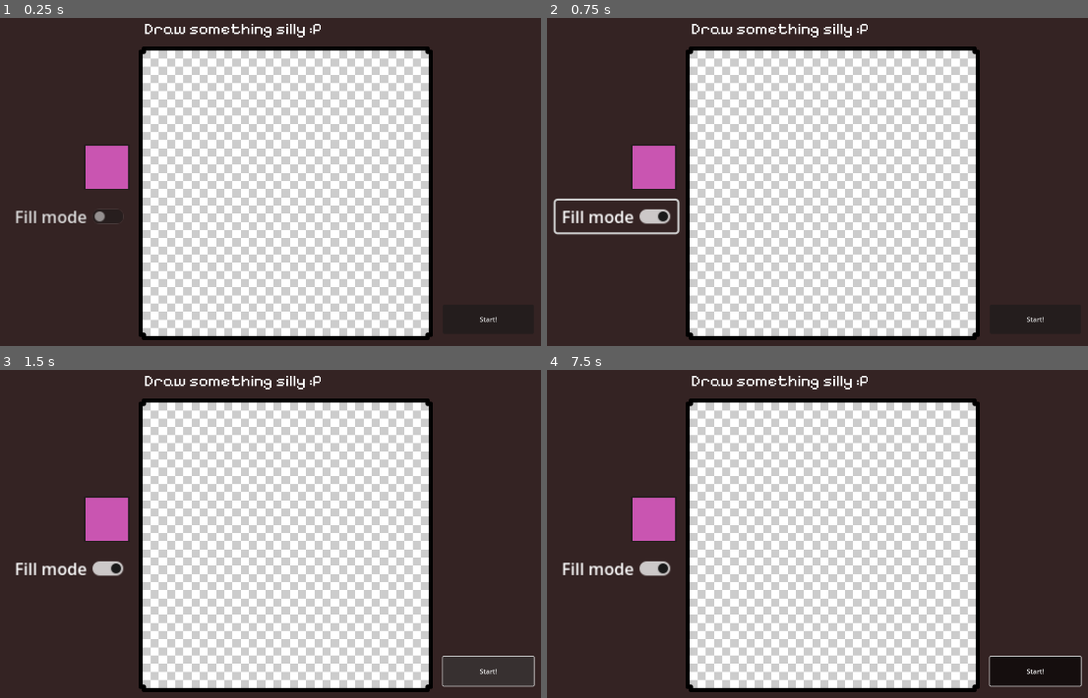
Above: before the commit, frames 1-4 (two rows, left to right).
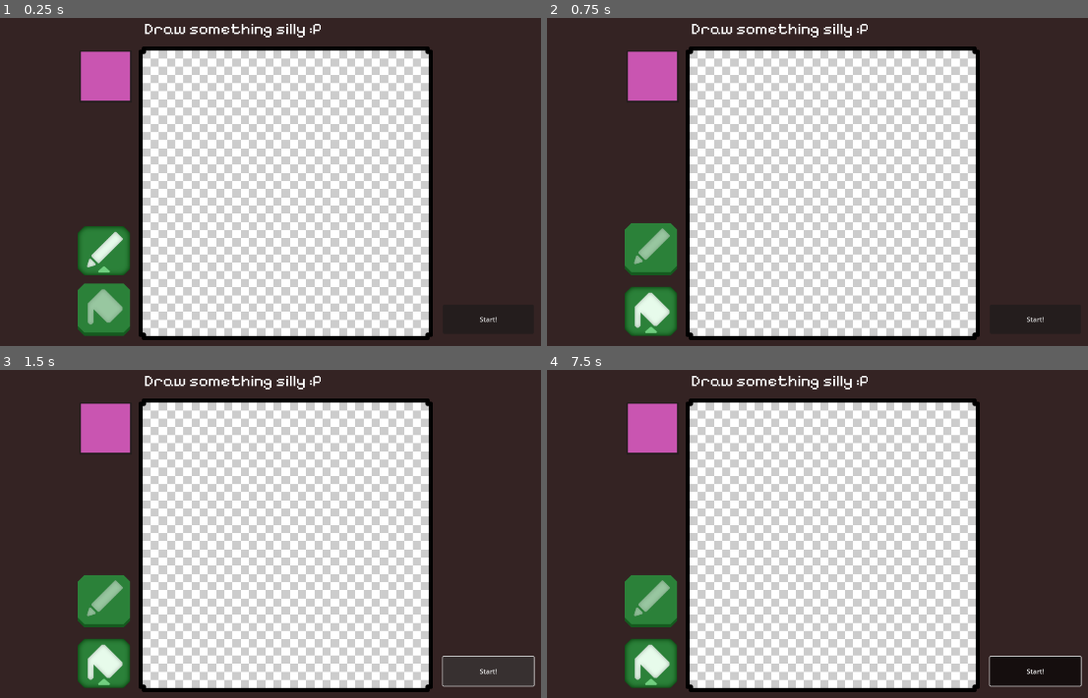
Above: after the commit, the same moments.

Repository: sticks-stuff/ggj
Game: Godot game, scene res://scenes/player_draw_pane.tscn
Same seed, same stepped clock (60 frames per second), same inputs: the game is played once before the commit and once after it. This scene is started directly instead of the project's main scene.
Inputs (mouse positions are in pixels of both pictures, inside the frame that each line leads up to; where the layout moved, square brackets give the same spot in the first picture):
- Up to frame 1 (0.25 s): no input
- Up to frame 2 (0.75 s): click (649, 280) [617, 218] at 0.5 s
- Up to frame 3 (1.5 s): click "Start!" at 1.25 s
- Up to frame 4 (7.5 s): click "Start!" at 2 s; tap Enter at 2.75, 4.25, 5.75 s; hold D (right) 2.78-3.53 s; hold Space (fire) 2.78-3.53 s; hold S (down) 3.53-4.28 s; tap Space (fire) at 3.6, 5.1, 6.6 s; hold D (right) 4.28-5.03 s; hold Space (fire) 4.28-5.03 s; hold W (up) 5.03-5.78 s; hold Space (fire) 5.78-6.53 s; hold A (left) 5.78-7.28 s; hold S (down) from 7.28 s (still down); hold Space (fire) from 7.28 s (still down)

The runs differ from the first frame. In frame 1, 5.7% of the frame differs, in the area x 2-24%, y 10-98%; in frame 2, 6.2%, in the area x 1-25%, y 10-98%; in frame 3, 5.8%; in frame 4, 5.8%.

Commit message:
Update draw mode toggle visuals

Diff:
--- a/scenes/player_draw_pane.tscn
+++ b/scenes/player_draw_pane.tscn
@@ -1,10 +1,12 @@
-[gd_scene load_steps=6 format=3 uid="uid://bxd7ae7230am8"]
+[gd_scene load_steps=8 format=3 uid="uid://bxd7ae7230am8"]
 
 [ext_resource type="Script" path="res://scripts/player_draw_pane.gd" id="1_x03nr"]
 [ext_resource type="Texture2D" uid="uid://byg863pw0abrd" path="res://sprites/ui_checkerboard.png" id="2_fe00l"]
 [ext_resource type="Script" path="res://scripts/canvas.gd" id="2_ktsmk"]
 [ext_resource type="Texture2D" uid="uid://4wa8rna2si7t" path="res://sprites/ui_border_black.png" id="3_4r22p"]
 [ext_resource type="FontFile" uid="uid://dquaatdvcdp6o" path="res://fonts/PixelifySans-VariableFont_wght.ttf" id="4_wyn2s"]
+[ext_resource type="Texture2D" uid="uid://c2perj03fupru" path="res://sprites/ui_pencil.png" id="6_b7a1i"]
+[ext_resource type="Texture2D" uid="uid://chkrnrsoa6sk" path="res://sprites/ui_paintbucket.png" id="7_nxwq1"]
 
 [node name="PlayerDrawPane" type="Control"]
 layout_mode = 3
@@ -78,10 +80,10 @@
 anchor_top = 0.5
 anchor_right = 0.5
 anchor_bottom = 0.5
-offset_left = -493.0
-offset_top = -120.0
-offset_right = -381.0
-offset_bottom = -8.0
+offset_left = -504.0
+offset_top = -350.0
+offset_right = -376.0
+offset_bottom = -222.0
 grow_horizontal = 2
 grow_vertical = 2
 text = "Colour picker"
@@ -107,23 +109,15 @@
 patch_margin_right = 20
 patch_margin_bottom = 20
 
-[node name="CheckButton" type="CheckButton" parent="."]
-layout_mode = 1
-anchors_preset = 8
-anchor_left = 0.5
-anchor_top = 0.5
-anchor_right = 0.5
-anchor_bottom = 0.5
-offset_left = -677.0
-offset_top = 18.0
-offset_right = -558.0
-offset_bottom = 49.0
-grow_horizontal = 2
-grow_vertical = 2
-scale = Vector2(2.5, 2.5)
-text = "Fill mode"
-icon_alignment = 1
-expand_icon = true
+[node name="CheckButton" type="TextureButton" parent="."]
+layout_mode = 0
+offset_left = 452.0
+offset_top = 613.0
+offset_right = 580.0
+offset_bottom = 889.0
+toggle_mode = true
+texture_normal = ExtResource("6_b7a1i")
+texture_pressed = ExtResource("7_nxwq1")
 
 [node name="RichTextLabel" type="RichTextLabel" parent="."]
 layout_mode = 1
--- a/scripts/player_draw_pane.gd
+++ b/scripts/player_draw_pane.gd
@@ -2,7 +2,7 @@
 
 @onready var canvas = get_node("Canvas");
 @onready var colorPickerButton = $ColorPickerButton
-@onready var fillToggleButton: CheckButton = get_node("CheckButton")
+@onready var fillToggleButton: BaseButton = get_node("CheckButton")
 @onready var nextButton: BaseButton = get_node("NextButton")
 
 enum DrawMode {DRAW, FILL}
Binary file added: sprites/DrawModeToggle.png
Not shown, added: sprites/DrawModeToggle.png.import
Binary file added: sprites/ui_paintbucket.png
Not shown, added: sprites/ui_paintbucket.png.import
Binary file added: sprites/ui_pencil.png
Not shown, added: sprites/ui_pencil.png.import
